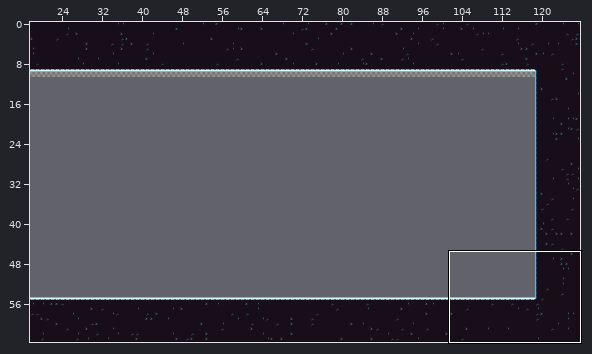
A Tiled map gets an edit: Assets/_Tilemap/Winter/WinterBoss_1/WinterBoss_1.tmx. Above, an overview of the earlier version with the close-up marked.
Close-up. Before:
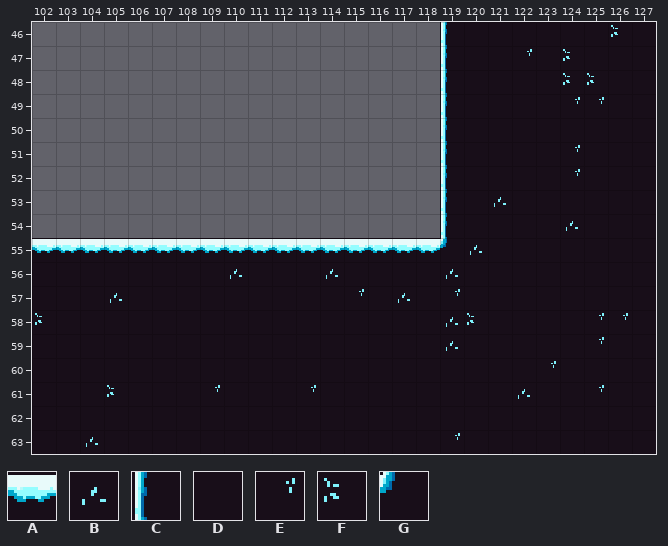
Cells are 16x16 px. Shown: x 102..127, y 46..63. The commit also changed other parts of the map, which this record leaves out.
Key: from "Winter": A 1, B 13, C 16, D 17, E 29, F 45, G 81.
_ is an empty cell, # one hidden under a higher layer.
Layers that did not change in this view are not listed.
Layer "Map" before, first column x 102:
46 _________________CDDDDDD#D
47 _________________CDD#D#DDD
48 _________________CDDDD##DD
49 _________________CDDDD##DD
50 _________________CDDDDDDDD
51 _________________CDDDD#DDD
52 _________________CDDDD#DDD
53 _________________CD#DDDDDD
54 _________________CDDDD#DDD
55 AAAAAAAAAAAAAAAAAG#DDDDDDD
56 DDDDDDDD#DDD#DDDD#DDDDDDDD
57 DDD#DDDDDDDDD#D#D#DDDDDDDD
58 #DDDDDDDDDDDDDDDD##DDDD##D
59 DDDDDDDDDDDDDDDDD#DDDDD#DD
60 DDDDDDDDDDDDDDDDDDDDD#DDDD
61 DDD#DDD#DDD#DDDDDDDD#DD#DD
62 DDDDDDDDDDDDDDDDDDDDDDDDDD
63 DD#DDDDDDDDDDDDDD#DDDDDDDD
Layer "Decorated" before, first column x 102:
46 ________________________F_
47 ____________________E_F___
48 ______________________FF__
49 ______________________EE__
50 __________________________
51 ______________________E___
52 ______________________E___
53 ___________________B______
54 ______________________B___
55 __________________B_______
56 ________B___B____B________
57 ___B_________E_B_E________
58 F________________BF____EE_
59 _________________B_____E__
60 _____________________E____
61 ___F___E___E________B__E__
62 __________________________
63 __B______________E________
After the commit:
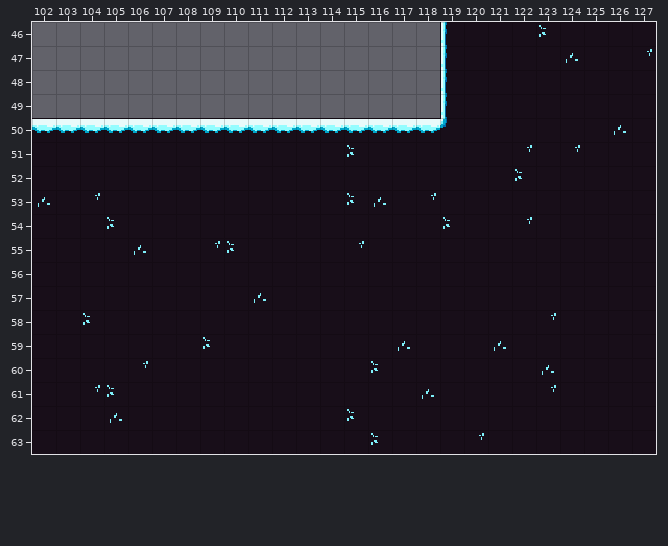
Edits made:
Changed rows in their new state; . is an unchanged cell.
Layer "Map":
first column x 102:
50 AAAAAAAAAAAAAAAAAG
51 DDDDDDDDDDDDD.DDDD
52 DDDDDDDDDDDDDDDDDD
53 .D.DDDDDDDDDD..D.D
54 DDD.DDDDDDDDDDDDD#
55 DDDD#DD##DDDD#DDDD
Layer "Decorated":
first column x 102:
46 .....................F.._.
47 ...................._.B..E
48 ......................__..
49 ......................__..
50 ........................B.
51 .............F......E.....
52 ....................F._...
53 B.E..........FB.E.._......
54 ...F.............F..E._...
55 ....B..EF....E...._.......
56 ........_..._...._........
57 ..._.....B..._._._........
58 _.F..............__..E.__.
59 .......F.......B._.B..._..
60 ....E.........F......B....
61 ..E...._..._....B..._E._..
62 ...B.........F............
63 .._...........F.._E.......
